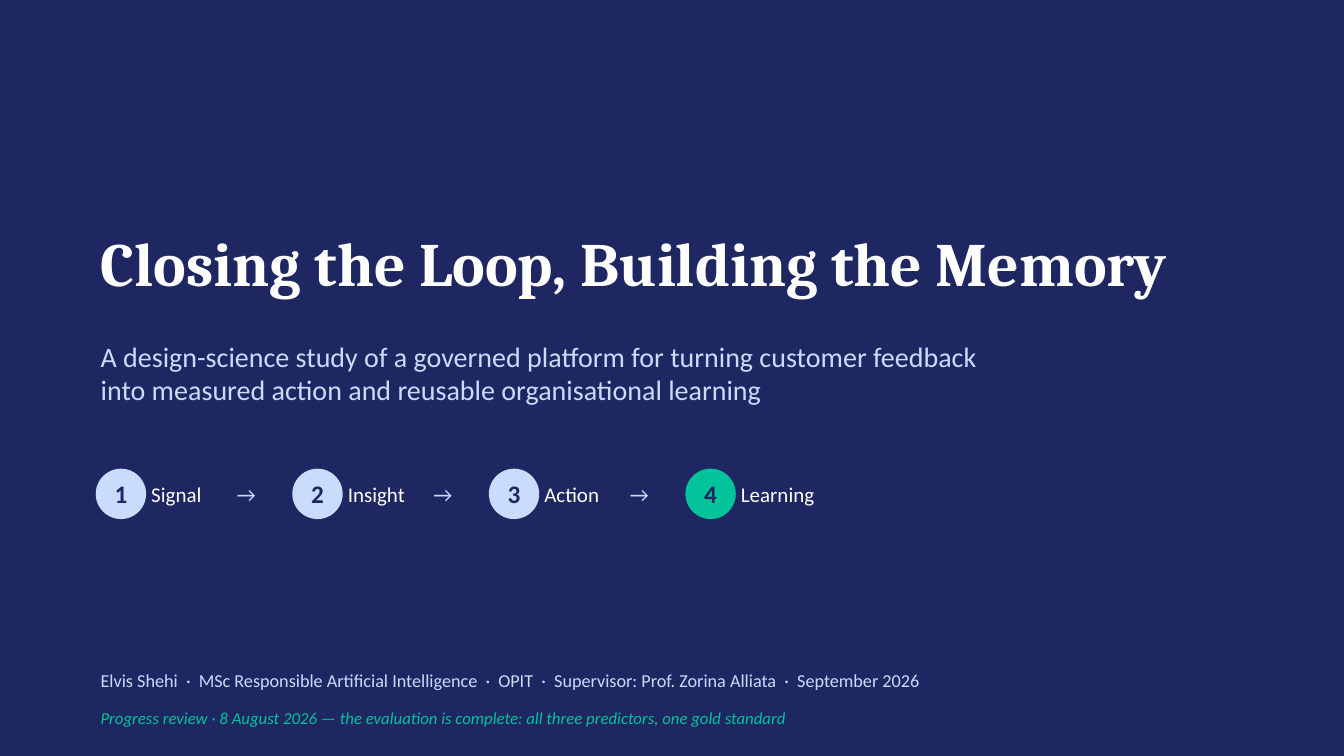
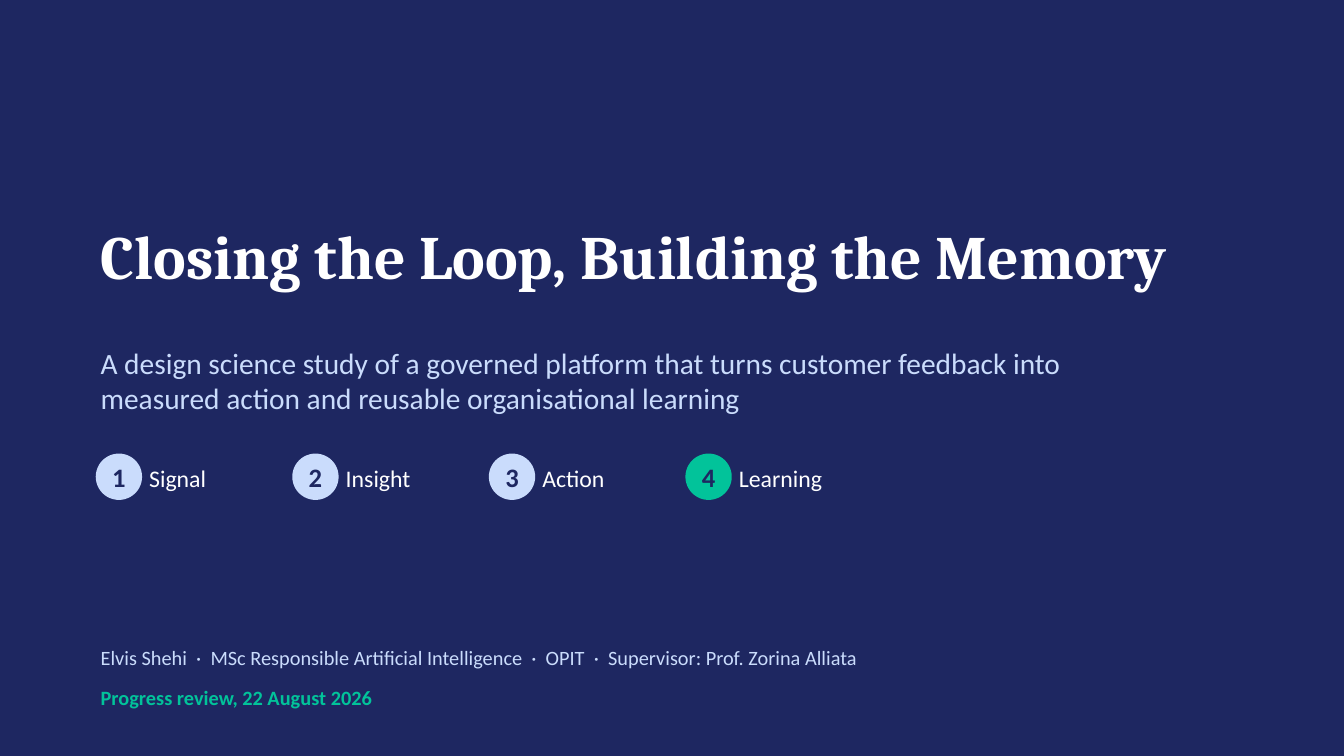
Before and after one commit to fogu13/CLARA, a slide deck: slide 1 of thesis/defense/defense_deck.pptx. Drawn at 1344x756 pixels with LibreOffice and Linux fonts; fonts in the diff are those of the drawing. Boxes give left, top, right and bottom in pixels: in the first picture for what was removed or moved away, otherwise in the second. Text is boxed around its words. In the diff, an @@ line names an element or a change of style, - is before the commit and + after.

```diff
--- a/thesis/defense/defense_deck.pptx
+++ b/thesis/defense/defense_deck.pptx
@@ text "Closing the Loop, Building the ...": place and size @@
-text "Closing the Loop, Building the ..." at [101, 243, 1167, 300]
+text "Closing the Loop, Building the ..." at [101, 236, 1167, 293]
@@ text at [101, 353, 1060, 414]: text changed; size 20 to 21 pt @@
-A design-science study of a governed platform for turning customer feedback
-into measured action and reusable organisational learning
+A design science study of a governed platform that turns customer feedback into
+measured action and reusable organisational learning
@@ text "1": place and size @@
-text "1" at [115, 486, 128, 503]
+text "1" at [112, 469, 125, 487]
@@ ellipse: place and size @@
-ellipse at [96, 469, 146, 519]
+ellipse at [96, 454, 142, 500]
@@ text "Signal": place and size @@
-text "Signal" at [151, 487, 201, 506]
+text "Signal" at [149, 470, 206, 491]
@@ text removed at [237, 474, 277, 514] @@
-→
@@ text "2": place and size @@
-text "2" at [311, 486, 324, 503]
+text "2" at [309, 469, 322, 487]
@@ ellipse: place and size @@
-ellipse at [292, 469, 343, 519]
+ellipse at [292, 454, 339, 500]
@@ text "Insight": place and size @@
-text "Insight" at [348, 487, 405, 506]
+text "Insight" at [346, 470, 411, 491]
@@ text removed at [434, 474, 474, 514] @@
-→
@@ text "3": place and size @@
-text "3" at [508, 486, 521, 503]
+text "3" at [505, 469, 518, 487]
@@ ellipse: place and size @@
-ellipse at [489, 469, 539, 519]
+ellipse at [489, 454, 535, 500]
@@ text "Action": place and size @@
-text "Action" at [544, 487, 599, 502]
+text "Action" at [542, 470, 604, 487]
@@ text removed at [630, 474, 670, 514] @@
-→
@@ size 18 to 19 pt in 4 elements at [112, 469, 125, 487], [309, 469, 322, 487], [505, 469, 518, 487], [702, 470, 715, 487] @@
@@ text "4": place and size @@
-text "4" at [704, 486, 717, 503]
+text "4" at [702, 470, 715, 487]
@@ ellipse: place and size @@
-ellipse at [686, 469, 736, 519]
+ellipse at [686, 454, 732, 500]
@@ size 15 to 17 pt in 4 elements at [149, 470, 206, 491], [346, 470, 411, 491], [542, 470, 604, 487], [739, 470, 822, 491] @@
@@ text "Learning": place and size @@
-text "Learning" at [741, 487, 814, 506]
+text "Learning" at [739, 470, 822, 491]
@@ text at [101, 651, 857, 669]: text changed; size 13 to 14.5 pt @@
-Elvis Shehi · MSc Responsible Artificial Intelligence · OPIT · Supervisor: Prof. Zorina Alliata · September 2026
+Elvis Shehi · MSc Responsible Artificial Intelligence · OPIT · Supervisor: Prof. Zorina Alliata
@@ text at [101, 691, 372, 709]: text changed; size 12 to 14.5 pt; bold on; italic off @@
-Progress review · 8 August 2026 — the evaluation is complete: all three predictors, one gold standard
+Progress review, 22 August 2026
```
Also in this commit, not shown: 8 other slides changed, 16 slides added, 11 slides removed, 7 other files.
